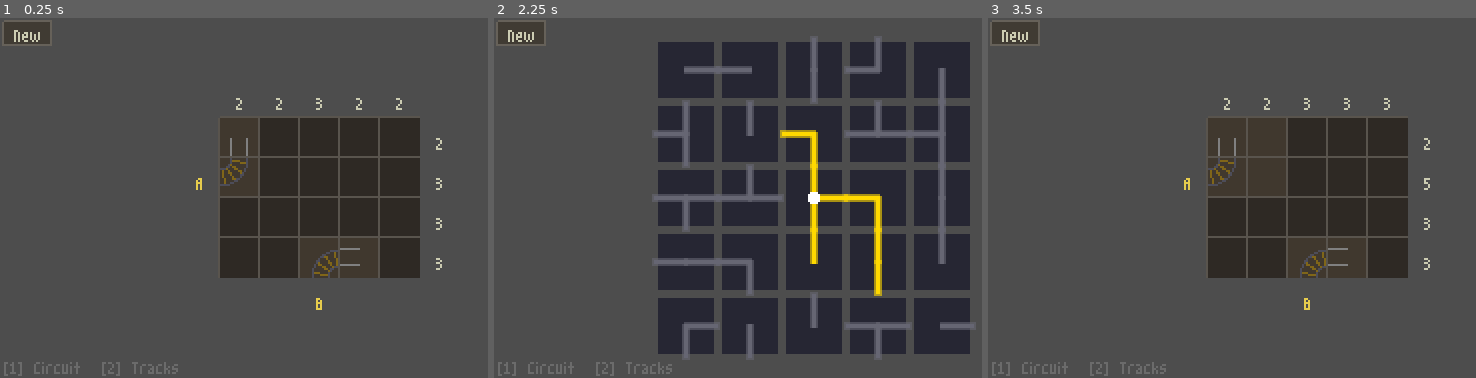
Above: before the commit, frames 1-3 (left to right).
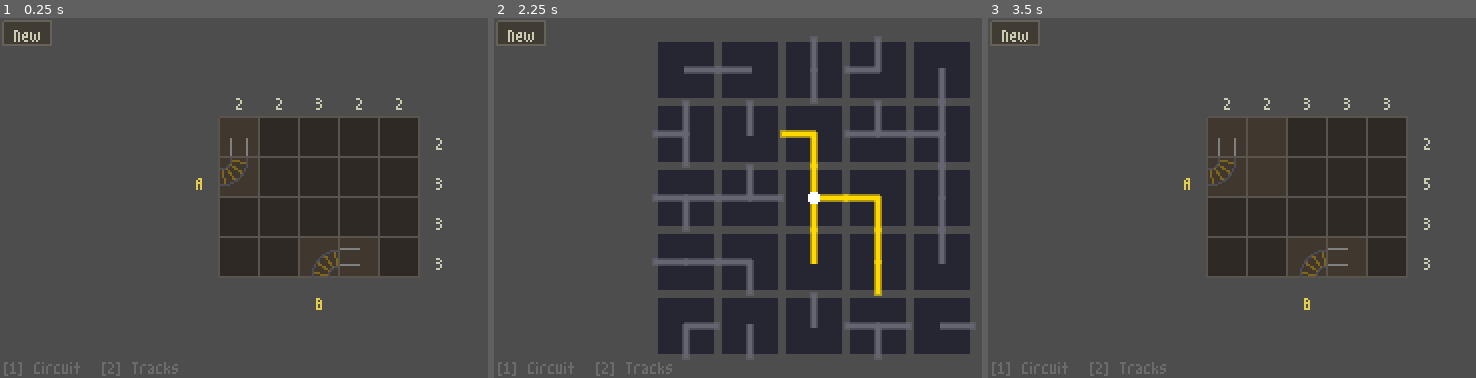
Above: after the commit, the same moments.

Repository: mojwinter/moving-day-game
Game: Godot game, scene res://scenes/puzzle_switcher.tscn
Two runs of this game, one before a commit and one after it. Both use one fixed random seed, a clock stepped at 60 frames per second and the inputs below.
Inputs (mouse positions are in pixels of both pictures, inside the frame that each line leads up to):
- Up to frame 1 (0.25 s): no input
- Up to frame 2 (2.25 s): tap Enter at 0.5 s; drag from (733, 136) to (855, 176) at 0.52 s; drag from (772, 136) to (894, 176) at 1.27 s; tap Space at 2 s; move the mouse to (816, 136) at 2.02 s; tap 1 at 2.1 s; click (816, 136) at 2.17 s
- Up to frame 3 (3.5 s): tap 2 at 2.3 s; tap Enter at 2.75 s; drag from (1266, 136) to (1227, 219) at 2.77 s

The runs differ from the first frame. In frame 1, 0.4% of the frame differs, in the area x 45-87%, y 27-73%; in frame 2, nothing differs; in frame 3, 0.4%.

Commit message:
refactor: Draw full cell borders; remove redundant grid border
Draw the right and bottom edges for each cell in square.gd so all four grid lines are visible. Removed the separate right/bottom grid border drawing from tracks_puzzle.gd to avoid duplicate lines. This consolidates border rendering into the cell draw logic and prevents overlapping/duplicate strokes.

Diff:
--- a/scripts/tracks_puzzle/square.gd
+++ b/scripts/tracks_puzzle/square.gd
@@ -52,9 +52,11 @@
 		bg = bg.lerp(HIGHLIGHT_COLOR, highlight * 0.4)
 	draw_rect(Rect2(0, 0, CELL_SIZE, CELL_SIZE), bg)
 
-	# Grid lines
+	# Grid lines (all 4 edges so right/bottom border is visible)
 	draw_line(Vector2(0, 0), Vector2(CELL_SIZE, 0), GRID_LINE_COLOR, 1.0)
 	draw_line(Vector2(0, 0), Vector2(0, CELL_SIZE), GRID_LINE_COLOR, 1.0)
+	draw_line(Vector2(CELL_SIZE, 0), Vector2(CELL_SIZE, CELL_SIZE), GRID_LINE_COLOR, 1.0)
+	draw_line(Vector2(0, CELL_SIZE), Vector2(CELL_SIZE, CELL_SIZE), GRID_LINE_COLOR, 1.0)
 
 	if square_data == null:
 		return
--- a/scripts/tracks_puzzle/tracks_puzzle.gd
+++ b/scripts/tracks_puzzle/tracks_puzzle.gd
@@ -59,14 +59,6 @@
 
 	var font_size := 16
 	var vy := 6  # vertical centering offset for m3x6 at size 16
-
-	# Grid border (right and bottom edges)
-	var ox := GRID_OFFSET.x + CELL_SIZE
-	var oy := GRID_OFFSET.y + CELL_SIZE
-	var gw := GRID_W * CELL_SIZE
-	var gh := GRID_H * CELL_SIZE
-	draw_line(Vector2(ox + gw, oy), Vector2(ox + gw, oy + gh), Color(0.35, 0.33, 0.3), 1.0)
-	draw_line(Vector2(ox, oy + gh), Vector2(ox + gw, oy + gh), Color(0.35, 0.33, 0.3), 1.0)
 
 	# Column clues (above grid)
 	for x in range(GRID_W):
